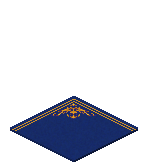
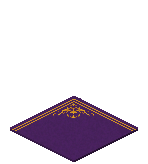
Layers edited between the first and the second 148×164 image:
painted on "Stripes", unmasked it over [12, 99, 136, 131]
renamed "Layer 6 copy" to "Iso_Deco_Ground_Carpet_Blue_08", painted on it over [10, 96, 138, 162]
